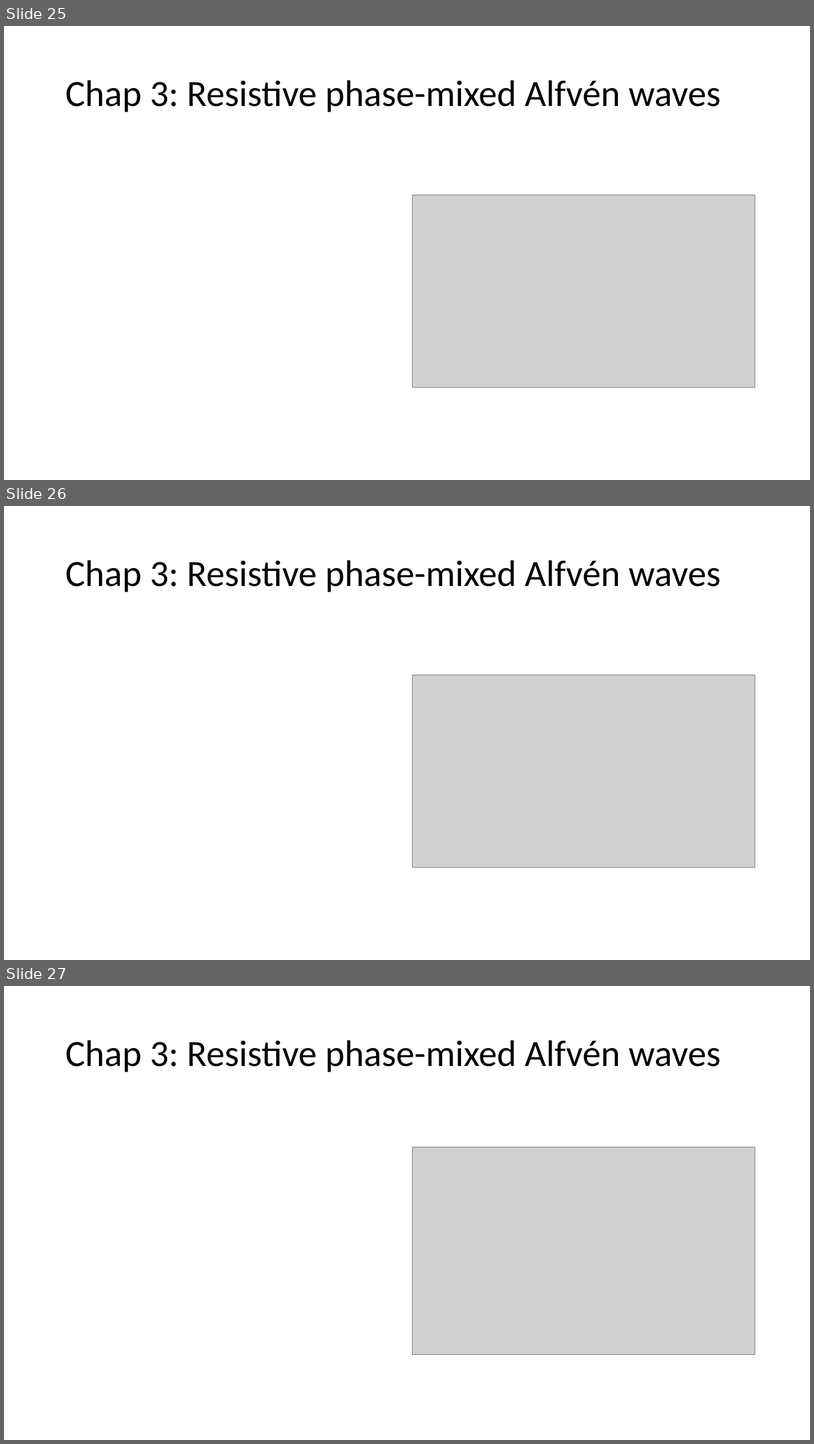
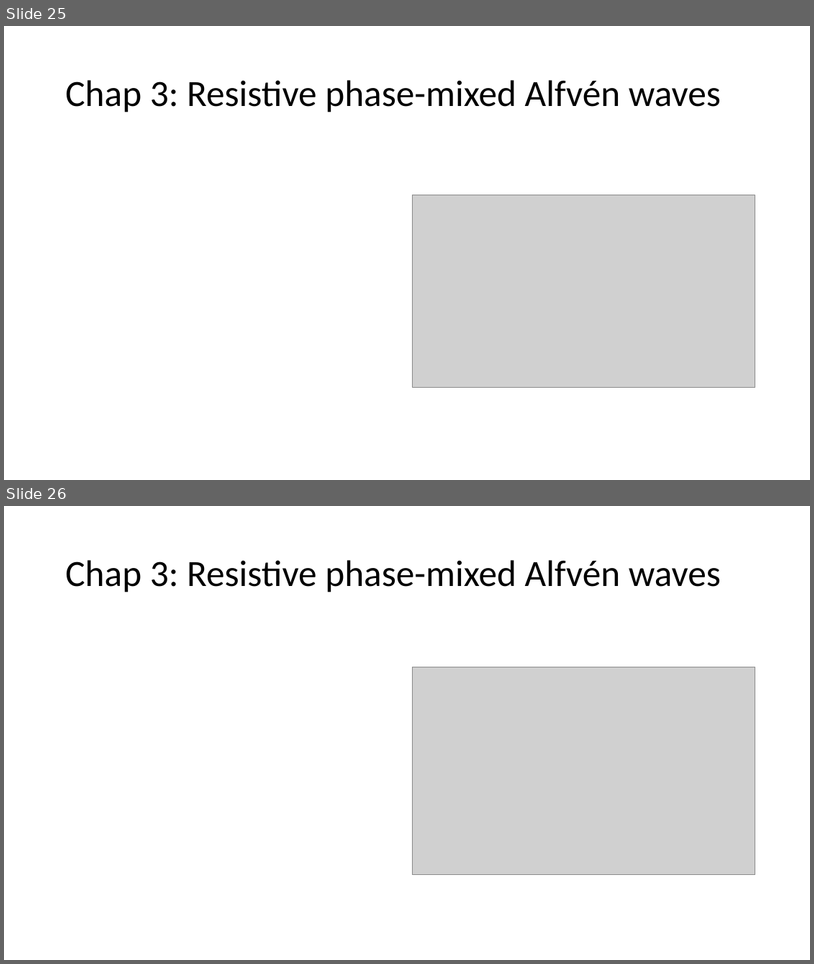
Before and after one commit to aleksyprok/apkp_thesis, a slide deck: Presentation/thesis_overview_v2.pptx. Shown one above the other, each under a label of ours: slides 25, 26 and 27 before the commit, slides 25 and 26 after it. The pictures are 814x1444 and 814x964 pixels, drawn with LibreOffice and Linux fonts; fonts in the diff are those of the drawing; grey boxes stand for pictures. Boxes give left, top, right and bottom in pixels: in the first picture for what was removed or moved away, otherwise in the second. Text is boxed around its words. In the diff, an @@ line names an element or a change of style, - is before the commit and + after.

Commit message:
ppt

```diff
--- a/Presentation/thesis_overview_v2.pptx
+++ b/Presentation/thesis_overview_v2.pptx
@@ slide 26 removed at [4, 506, 810, 960], background #FFFFFF @@
@@ title removed at [65, 560, 721, 592] @@
-Chap 3: Resistive phase-mixed Alfvén waves
@@ picture removed at [412, 674, 756, 867] @@
@@ what was slide 27 is now slide 26 @@
```
Also in this commit, not shown: 1 other file.
